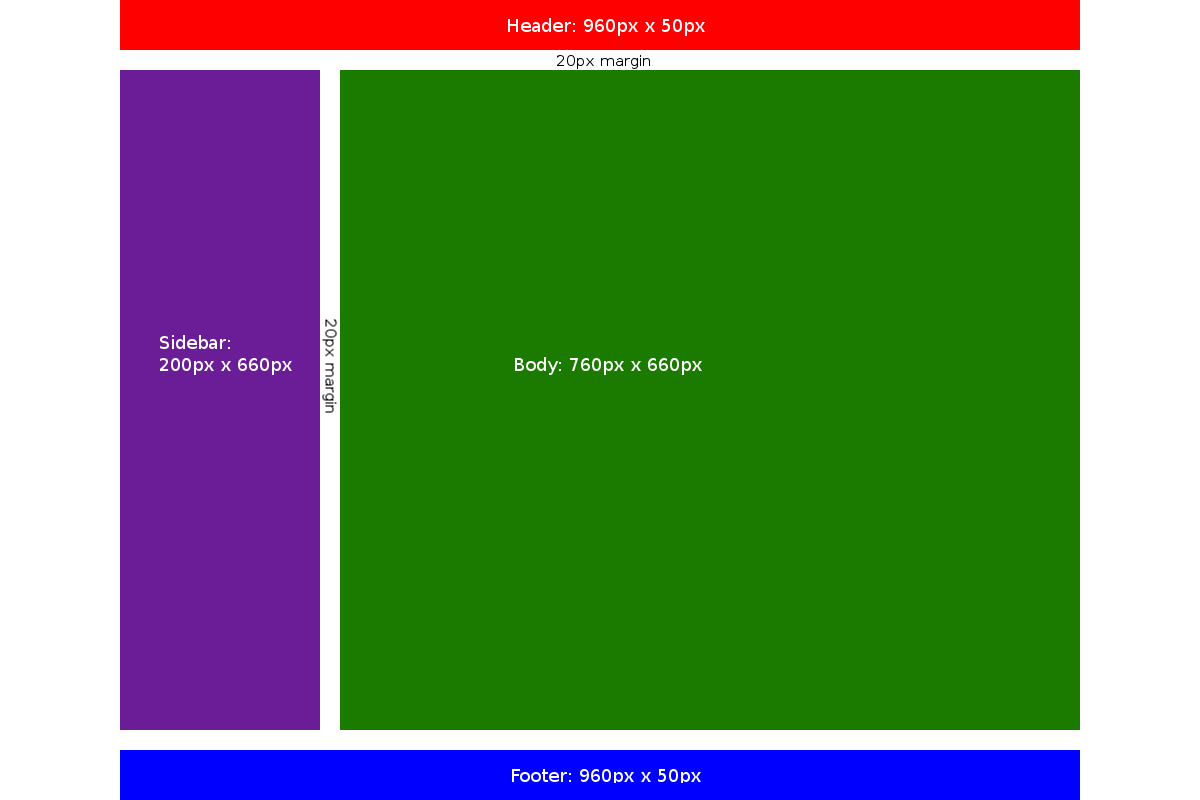
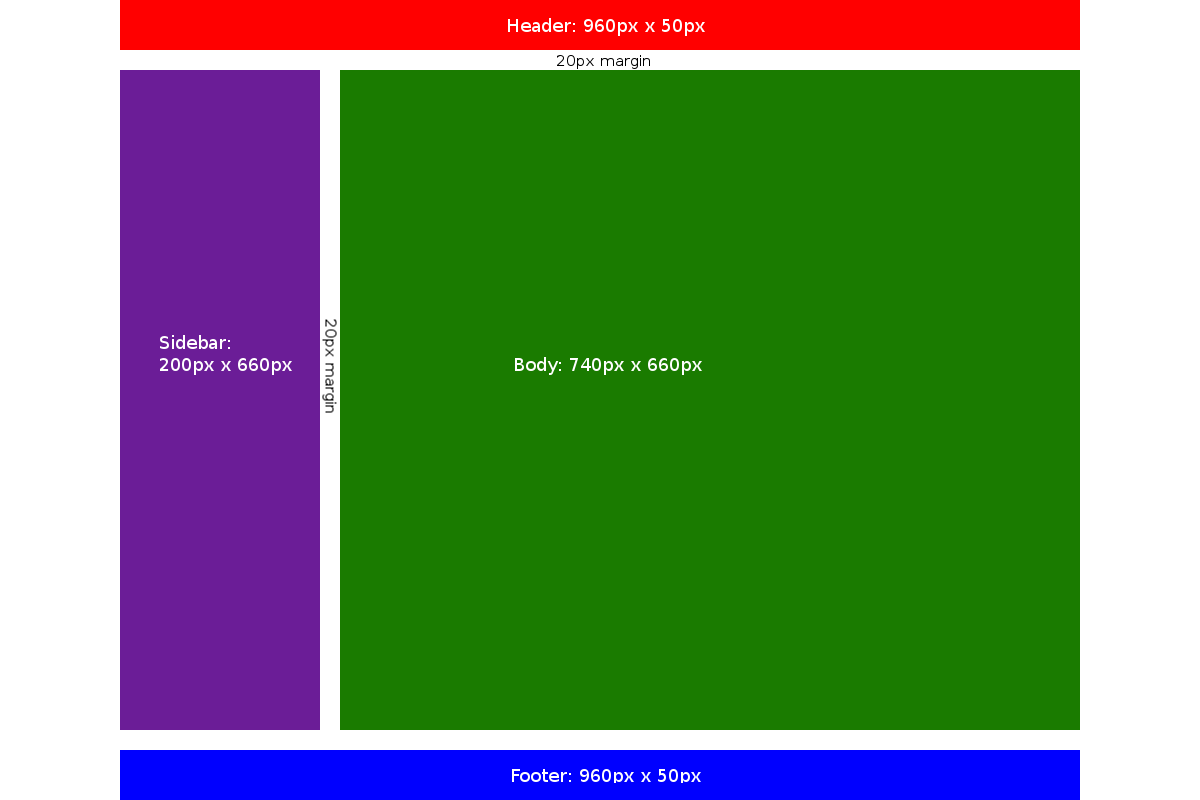
Comparing the layer stacks of the two 1200 × 800 images. Changes:
renamed "Body: 760px x 660px" to "Body: 740px x 660px", painted on it over (581, 358, 591, 371)
